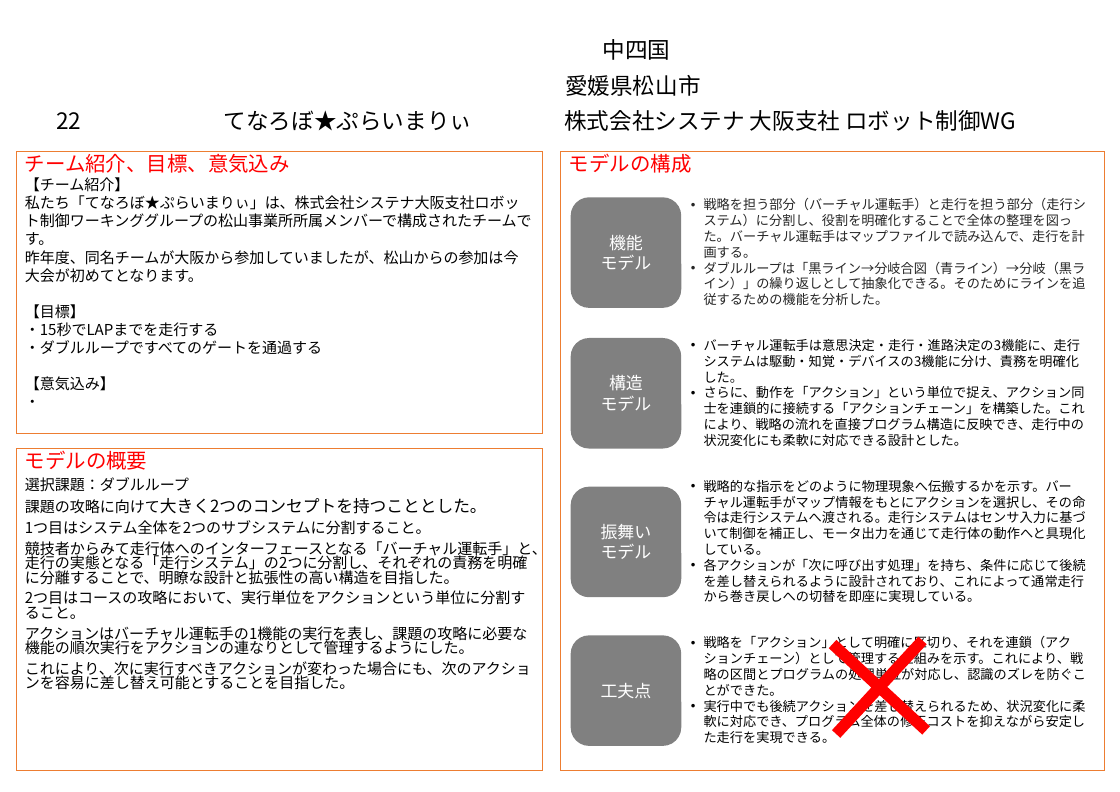
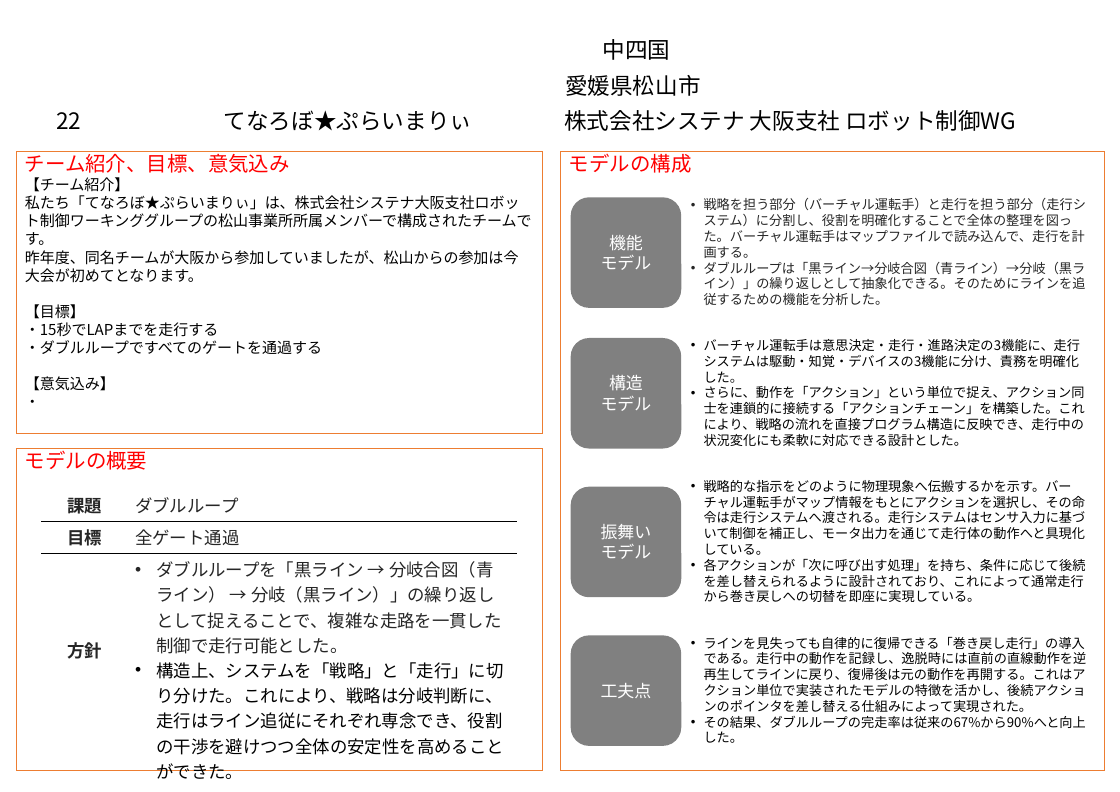
Before and after one commit to miyoshiyuu-systena/tenarobo-primary-mil-2025, a slide deck: slide 1 of model/【モデル図】てなろぼ★ぷらいまりぃ_2025(アブストラクト).pptx. Drawn at 1120x792 pixels with LibreOffice and Linux fonts; fonts in the diff are those of the drawing; background and template pictures are left out. Boxes give left, top, right and bottom in pixels: in the first picture for what was removed or moved away, otherwise in the second. Text is boxed around its words. In the diff, an @@ line names an element or a change of style, - is before the commit and + after.

Commit message:
[update]アブストラクト

```diff
--- a/model/【モデル図】てなろぼ★ぷらいまりぃ_2025(アブストラクト).pptx
+++ b/model/【モデル図】てなろぼ★ぷらいまりぃ_2025(アブストラクト).pptx
@@ text in rectangle at bbox=[25, 477, 547, 690]: paragraphs removed @@
-選択課題：ダブルループ
-課題の攻略に向けて大きく2つのコンセプトを持つこととした。
-1つ目はシステム全体を2つのサブシステムに分割すること。
-競技者からみて走行体へのインターフェースとなる「バーチャル運転手」と、走行の実態となる「走行システム」の2つに分割し、それぞれの責務を明確に分離することで、明瞭な設計と拡張性の高い構造を目指した。
-2つ目はコースの攻略において、実行単位をアクションという単位に分割すること。
-アクションはバーチャル運転手の1機能の実行を表し、課題の攻略に必要な機能の順次実行をアクションの連なりとして管理するようにした。
-これにより、次に実行すべきアクションが変わった場合にも、次のアクションを容易に差し替え可能とすることを目指した。
@@ table added at bbox=[41, 489, 518, 783], 3 rows, 2 columns @@
+課題 | ダブルループ
+目標 | 全ゲート通過
+方針 | ダブルループを「黒ライン → 分岐合図（青ライン） → 分岐（黒ライン）」の繰り返しとして捉えることで、複雑な走路を一貫した制御で走行可能とした。 / 構造上、システムを「戦略」と「走行」に切り分けた。これにより、戦略は分岐判断に、走行はライン追従にそれぞれ専念でき、役割の干渉を避けつつ全体の安定性を高めることができた。
@@ plus removed at bbox=[789, 598, 969, 778] @@
@@ text at bbox=[704, 637, 1087, 743]: text changed @@
-• 戦略を「アクション」として明確に区切り、それを連鎖（アクションチェーン）として管理する仕組みを示す。これにより、戦略の区間とプログラムの処理単位が対応し、認識のズレを防ぐことができた。
-• 実行中でも後続アクションを差し替えられるため、状況変化に柔軟に対応でき、プログラム全体の修正コストを抑えながら安定した走行を実現できる。
+• ラインを見失っても自律的に復帰できる「巻き戻し走行」の導入である。走行中の動作を記録し、逸脱時には直前の直線動作を逆再生してラインに戻り、復帰後は元の動作を再開する。これはアクション単位で実装されたモデルの特徴を活かし、後続アクションのポインタを差し替える仕組みによって実現された。
+• その結果、ダブルループの完走率は従来の67%から90%へと向上した。
```
Also in this commit, not shown: 1 other slide changed.
